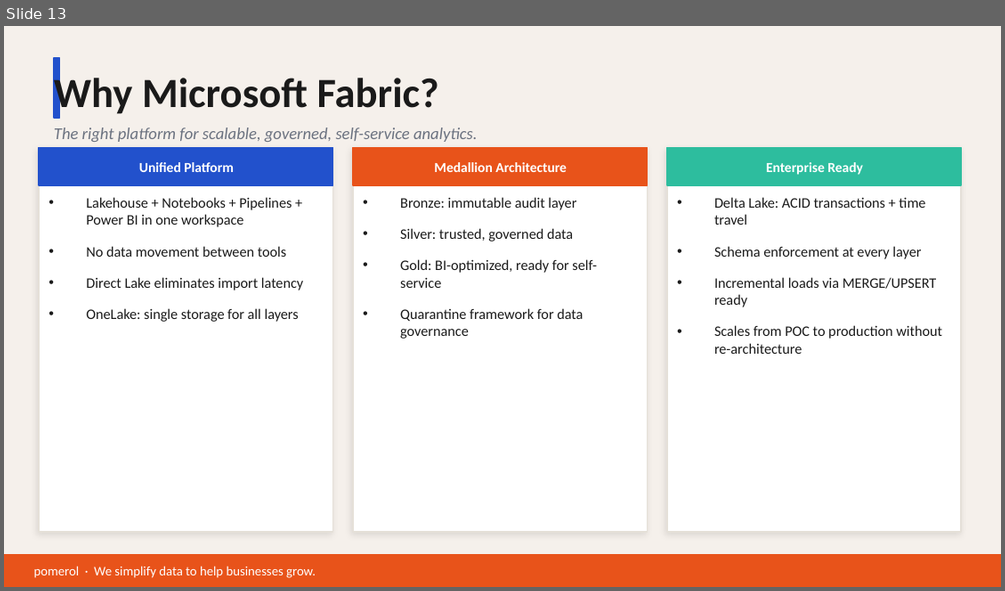
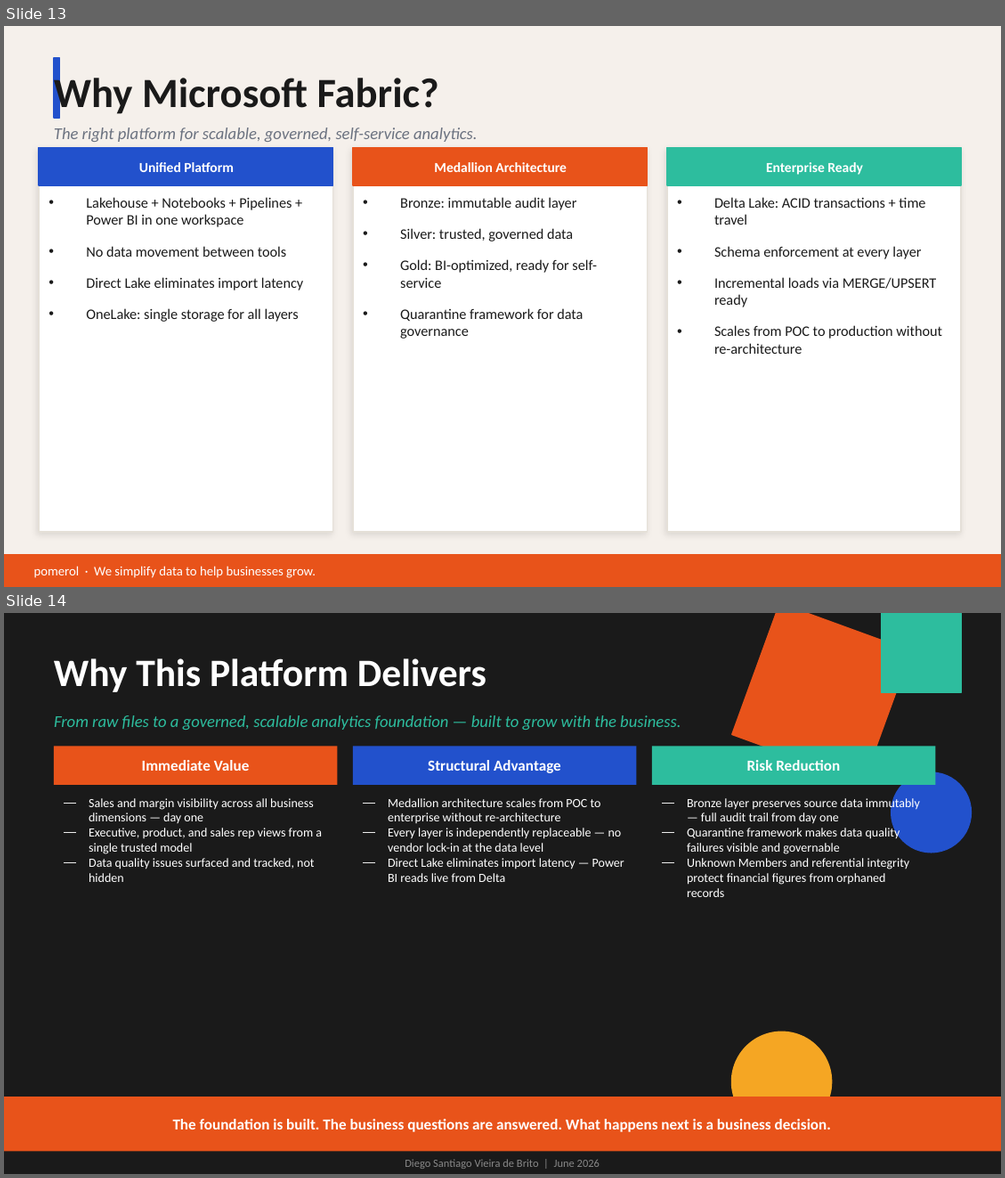
Before and after one commit to DiegoSVBrito/acme-lakehouse-poc, a slide deck: docs/ACME_DE_POC_Presentation.pptx. Shown one above the other, each under a label of ours: slide 13 before the commit, slides 13 and 14 after it. The pictures are 1005x591 and 1005x1178 pixels, drawn with LibreOffice and Linux fonts; fonts in the diff are those of the drawing. Boxes give left, top, right and bottom in pixels: in the first picture for what was removed or moved away, otherwise in the second. Text is boxed around its words. In the diff, an @@ line names an element or a change of style, - is before the commit and + after.

Commit message:
Add orchestration notebook, update presentation, replace one-pager
- NB_06_Orchestration_v2: sequential pipeline runner using mssparkutils.notebook.run()
  with error handling and dependency enforcement (Bronze -> Silver -> Gold -> DQ)
- Slide 14 replaced: "Next Steps" -> "Why This Platform Delivers" — value proposition
  closing slide with three columns (Immediate Value, Structural Advantage, Risk Reduction)
- ACME_Architecture_OnePager: replaced DOCX with reviewed PDF version
- All dates updated to June 2026

```diff
--- a/docs/ACME_DE_POC_Presentation.pptx
+++ b/docs/ACME_DE_POC_Presentation.pptx
@@ slide 14 added at [4,613,1001,1174], background #1A1A1A @@
@@ rectangle added at [732,613,911,782], fill #E8531A, outline #E8531A 1 pt @@
@@ rectangle added at [882,613,961,693], fill #2DBD9E, outline #2DBD9E 1 pt @@
@@ text added at [54,658,486,692], 28 pt, text #FFFFFF, bold @@
+Why This Platform Delivers
@@ text added at [54,715,680,730], 12 pt, text #2DBD9E, italic @@
+From raw files to a governed, scalable analytics foundation — built to grow with the business.
@@ rectangle added at [54,746,337,785], fill #E8531A @@
@@ rectangle added at [353,746,636,785], fill #2251CC @@
@@ rectangle added at [652,746,935,785], fill #2DBD9E @@
@@ text added at [142,760,250,771], 11 pt, text #FFFFFF, bold @@
+Immediate Value
@@ text added at [428,760,561,773], 11 pt, text #FFFFFF, bold @@
+Structural Advantage
@@ text added at [747,760,840,771], 11 pt, text #FFFFFF, bold @@
+Risk Reduction
@@ ellipse added at [891,772,971,852], fill #2251CC, outline #2251CC 1 pt @@
@@ text added at [89,798,322,882], 9 pt, text #FFFFFF @@
+— Sales and margin visibility across all business dimensions — day one
+— Executive, product, and sales rep views from a single trusted model
+— Data quality issues surfaced and tracked, not hidden
@@ text added at [388,798,624,882], 9 pt, text #FFFFFF @@
+— Medallion architecture scales from POC to enterprise without re-architecture
+— Every layer is independently replaceable — no vendor lock-in at the data level
+— Direct Lake eliminates import latency — Power BI reads live from Delta
@@ text added at [687,796,920,897], 9 pt, text #FFFFFF @@
+— Bronze layer preserves source data immutably — full audit trail from day one
+— Quarantine framework makes data quality failures visible and governable
+— Unknown Members and referential integrity protect financial figures from orphaned records
@@ ellipse added at [732,1031,832,1131], fill #F5A623, outline #F5A623 1 pt @@
@@ rectangle added at [4,1096,1001,1151], fill #E8531A @@
@@ text added at [173,1119,831,1132], 11 pt, text #FFFFFF, bold @@
+The foundation is built. The business questions are answered. What happens next is a business decision.
@@ text added at [404,1159,599,1168], 8 pt, text #888888 @@
+Diego Santiago Vieira de Brito | June 2026
```
Also in this commit, not shown: 1 slide removed, 3 other files.
